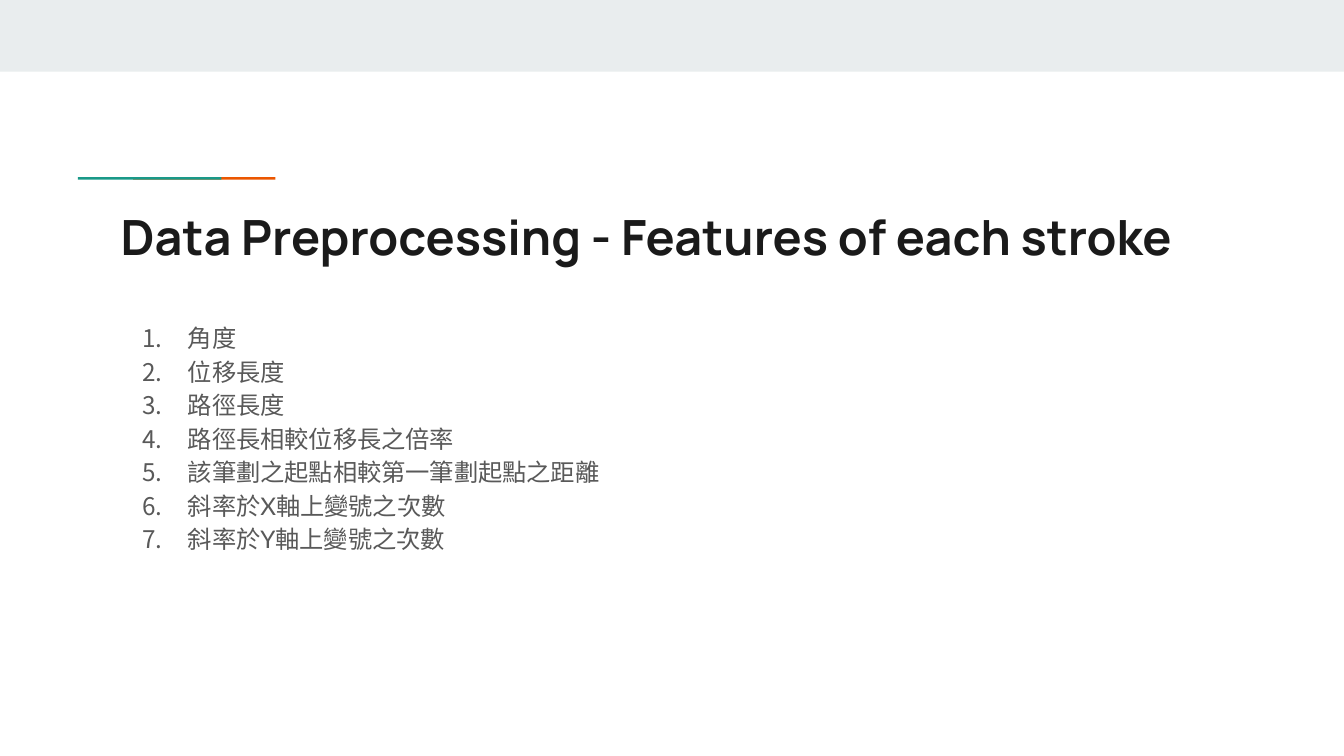
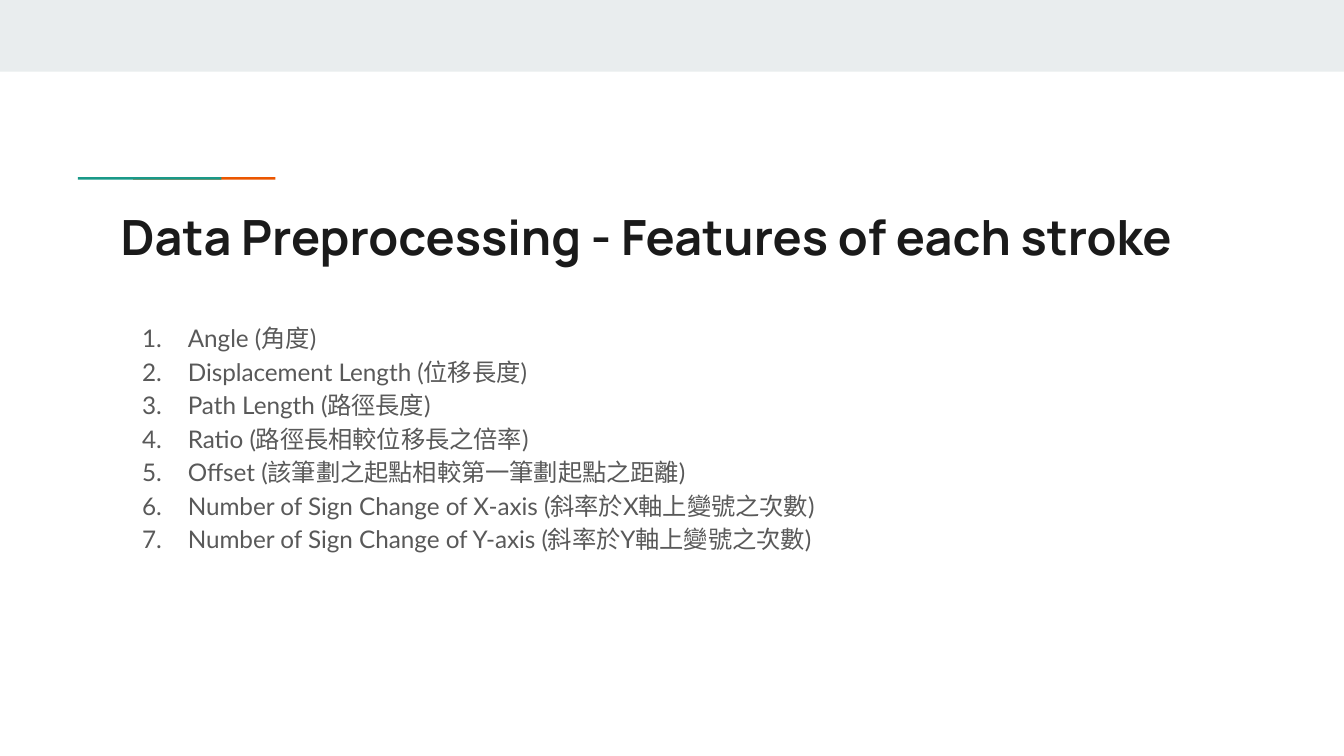
Before and after one commit to allen880117/DrawTablet, a slide deck: slide 12 of Team14.pptx (slide 9 before the commit). Drawn at 1344x756 pixels with LibreOffice and Linux fonts; fonts in the diff are those of the drawing. Boxes give left, top, right and bottom in pixels: in the first picture for what was removed or moved away, otherwise in the second. Text is boxed around its words. In the diff, an @@ line names an element or a change of style, - is before the commit and + after.

Commit message:
[+]Upload

```diff
--- a/Team14.pptx
+++ b/Team14.pptx
@@ text at (x1=188, y1=326, x2=814, y2=553): text changed @@
-1. 角度
-2. 位移長度
-3. 路徑長度
-4. 路徑長相較位移長之倍率
-5. 該筆劃之起點相較第一筆劃起點之距離
-6. 斜率於X軸上變號之次數
-7. 斜率於Y軸上變號之次數
+1. Angle (角度)
+2. Displacement Length (位移長度)
+3. Path Length (路徑長度)
+4. Ratio (路徑長相較位移長之倍率)
+5. Offset (該筆劃之起點相較第一筆劃起點之距離)
+6. Number of Sign Change of X-axis (斜率於X軸上變號之次數)
+7. Number of Sign Change of Y-axis (斜率於Y軸上變號之次數)
```
Also in this commit, not shown: 11 other slides changed, 4 slides added.
